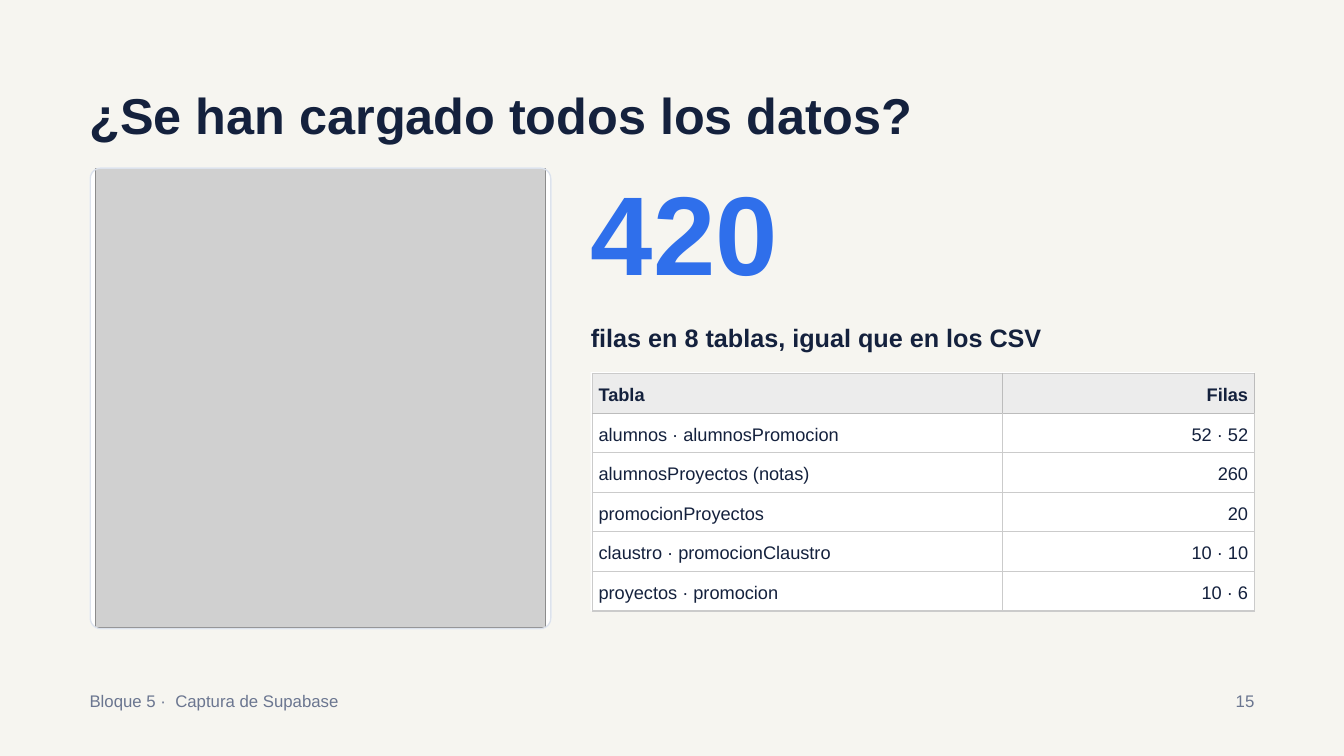
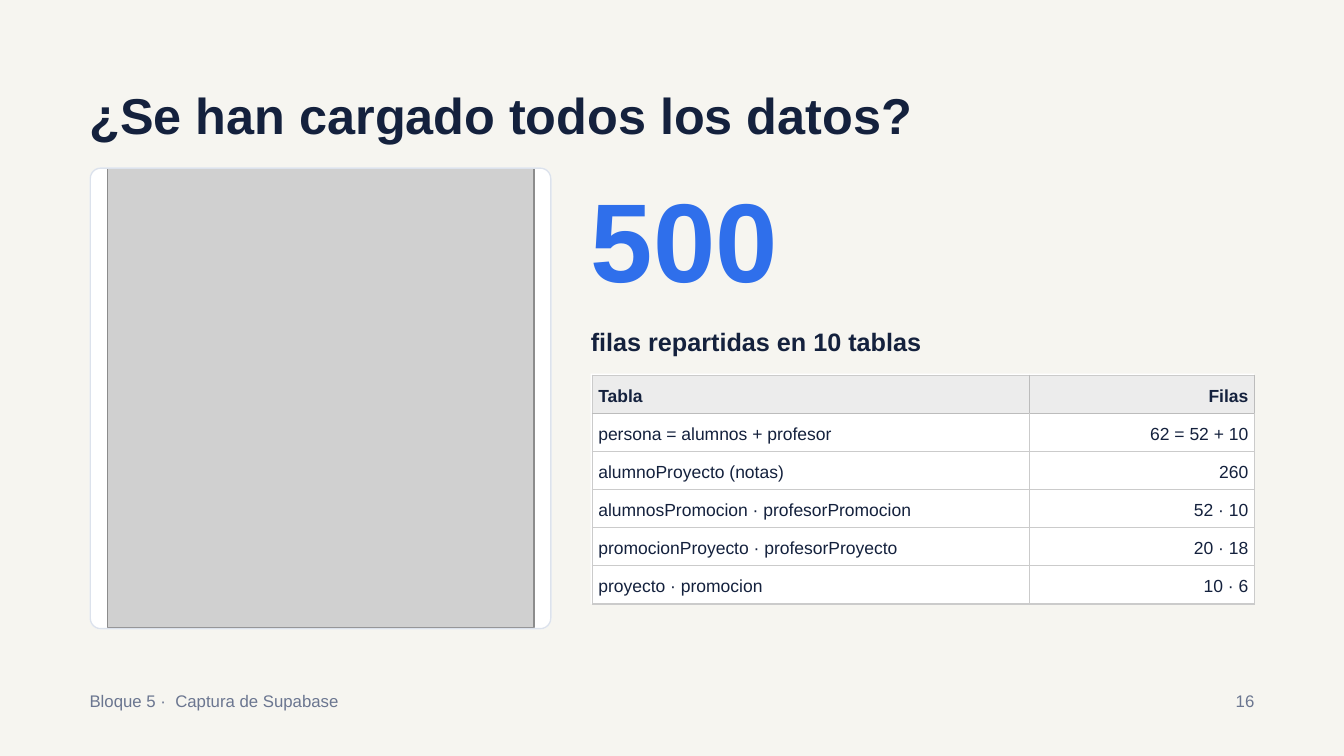
Before and after one commit to palejandra1111-dotcom/ProyectoGrupal-BBDD, a slide deck: slide 16 of docs/Presentacion.pptx. Drawn at 1344x756 pixels with LibreOffice and Linux fonts; fonts in the diff are those of the drawing; grey boxes stand for pictures. Boxes give left, top, right and bottom in pixels: in the first picture for what was removed or moved away, otherwise in the second. Text is boxed around its words. In the diff, an @@ line names an element or a change of style, - is before the commit and + after.

```diff
--- a/docs/Presentacion.pptx
+++ b/docs/Presentacion.pptx
@@ picture: place and size @@
-picture at <box>96,168,545,628</box>
+picture at <box>107,168,533,628</box>
@@ text at <box>591,204,778,283</box>: text changed @@
-420
+500
@@ text at <box>591,332,921,357</box>: text changed @@
-filas en 8 tablas, igual que en los CSV
+filas repartidas en 10 tablas
@@ rectangle: place and size @@
-rectangle at <box>591,372,1254,611</box>
+rectangle at <box>591,374,1254,604</box>
@@ table at <box>593,375,1255,604</box> @@
-row 2, column 1: alumnos · alumnosPromocion
+row 2, column 1: persona = alumnos + profesor
-row 2, column 2: 52 · 52
+row 2, column 2: 62 = 52 + 10
-row 3, column 1: alumnosProyectos (notas)
+row 3, column 1: alumnoProyecto (notas)
-row 4, column 1: promocionProyectos
+row 4, column 1: alumnosPromocion · profesorPromocion
-row 4, column 2: 20
+row 4, column 2: 52 · 10
-row 5, column 1: claustro · promocionClaustro
+row 5, column 1: promocionProyecto · profesorProyecto
-row 5, column 2: 10 · 10
+row 5, column 2: 20 · 18
-row 6, column 1: proyectos · promocion
+row 6, column 1: proyecto · promocion
@@ size 13 to 12.5 pt in "Tabla", "Filas", "260", "10 · 6" @@
@@ line spacing 18.2pt to 17.5pt @@
```
Also in this commit, not shown: 12 other slides changed, 1 slide added, 1 slide removed, 27 other files.
